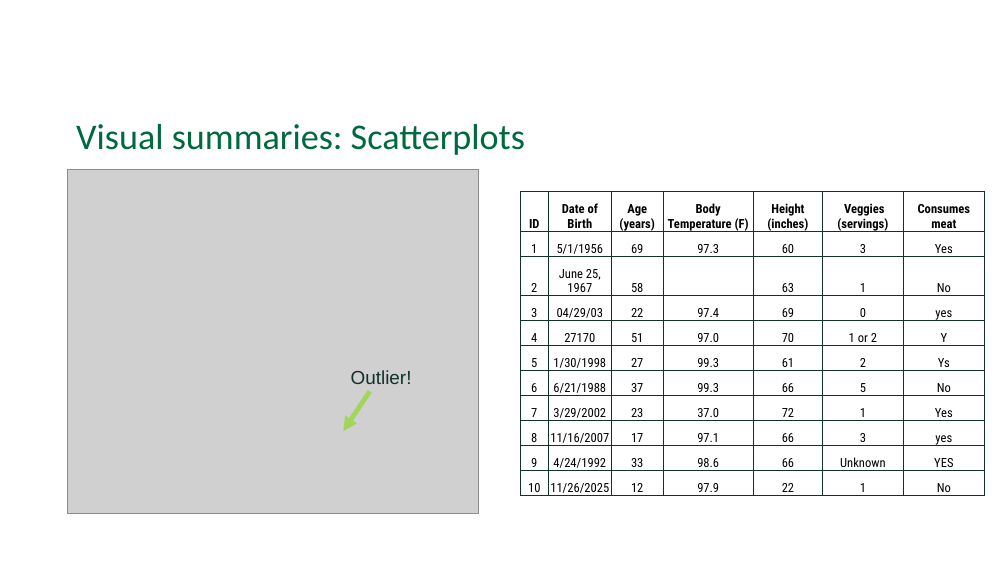
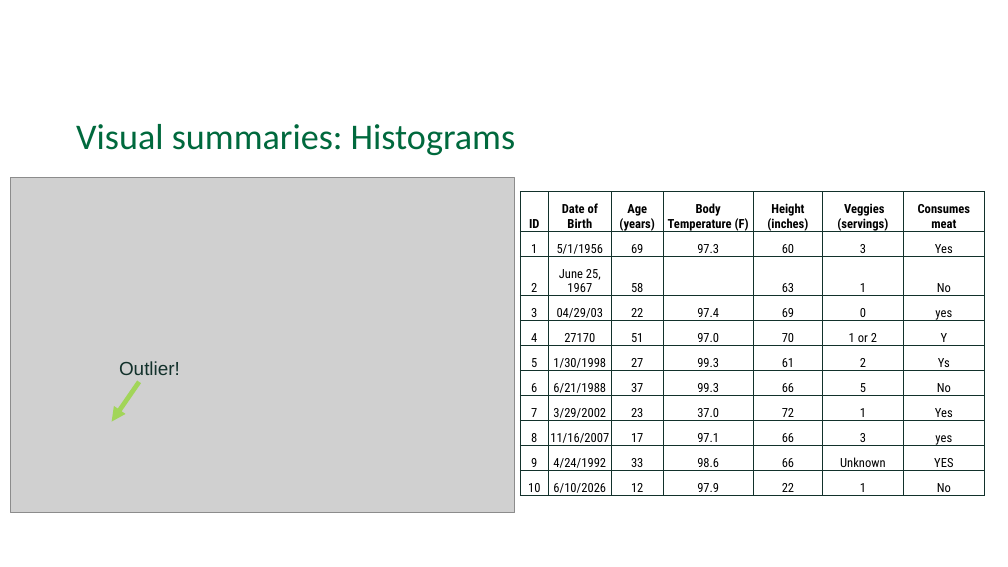
Before and after one commit to Dartmouth-Libraries/r_research-fundamentals_ws, a slide deck: slide 32 of slides/02a_Exploratory-Data-Analysis_EDA.pptx. Drawn at 1008x567 pixels with LibreOffice and Linux fonts; fonts in the diff are those of the drawing; grey boxes stand for pictures; background and template pictures are left out. Boxes give left, top, right and bottom in pixels: in the first picture for what was removed or moved away, otherwise in the second. Text is boxed around its words. In the diff, an @@ line names an element or a change of style, - is before the commit and + after.

```diff
--- a/slides/02a_Exploratory-Data-Analysis_EDA.pptx
+++ b/slides/02a_Exploratory-Data-Analysis_EDA.pptx
@@ text at [76, 124, 515, 156]: text changed @@
-Visual summaries: Scatterplots
+Visual summaries: Histograms
@@ picture: place and size @@
-picture at [67, 169, 479, 513]
+picture at [11, 178, 515, 513]
@@ table at [520, 192, 985, 500] @@
-row 11, column 2: 11/26/2025
+row 11, column 2: 6/10/2026
@@ text "Outlier!": place and size @@
-text "Outlier!" at [351, 370, 412, 384]
+text "Outlier!" at [119, 361, 180, 375]
@@ arrow moved from (370, 392) - (343, 431) to (139, 382) - (112, 422) @@
```
Also in this commit, not shown: 17 other slides changed, 3 slides added, 1 slide removed.
